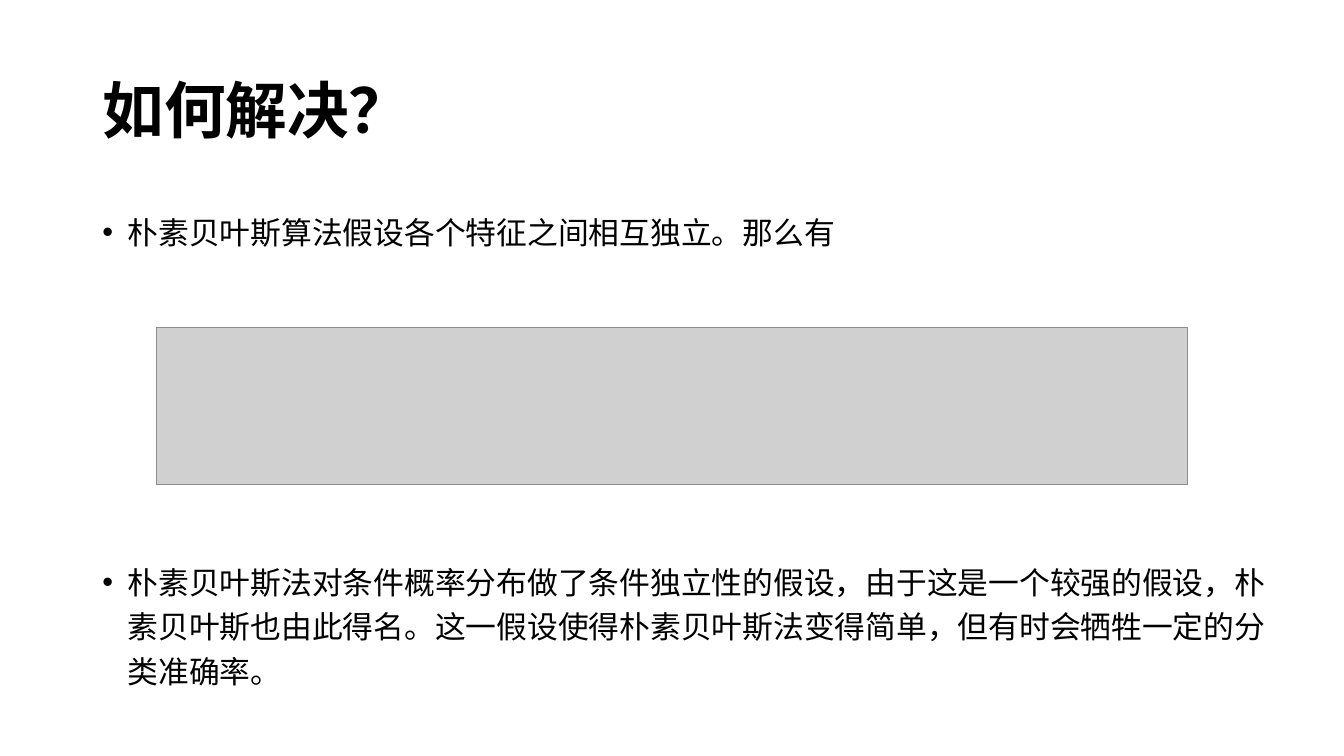
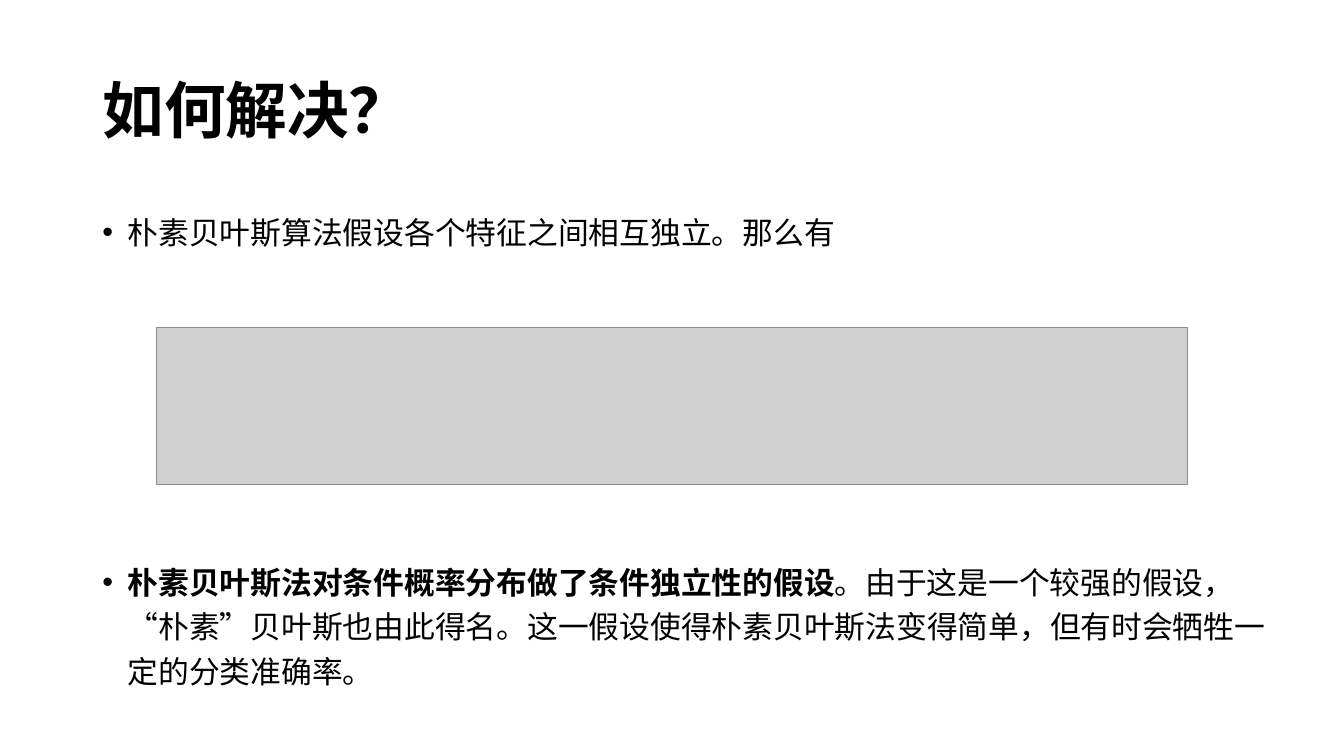
Before and after one commit to xiaodongli1986/teaching_AI, a slide deck: slide 8 of week12_naieve_bs.pptx (slide 7 before the commit). Drawn at 1344x756 pixels with LibreOffice and Linux fonts; fonts in the diff are those of the drawing; grey boxes stand for pictures. Boxes give left, top, right and bottom in pixels: in the first picture for what was removed or moved away, otherwise in the second. Text is boxed around its words. In the diff, an @@ line names an element or a change of style, - is before the commit and + after.

```diff
--- a/week12_naieve_bs.pptx
+++ b/week12_naieve_bs.pptx
@@ text at (128, 567, 1266, 686): text changed @@
-• 朴素贝叶斯法对条件概率分布做了条件独立性的假设，由于这是一个较强的假设，朴素贝叶斯也由此得名。这一假设使得朴素贝叶斯法变得简单，但有时会牺牲一定的分类准确率。
+• 朴素贝叶斯法对条件概率分布做了条件独立性的假设。由于这是一个较强的假设，“朴素”贝叶斯也由此得名。这一假设使得朴素贝叶斯法变得简单，但有时会牺牲一定的分类准确率。
```
Also in this commit, not shown: 3 other slides changed, 3 slides added, 1 slide removed, 3 other files.
